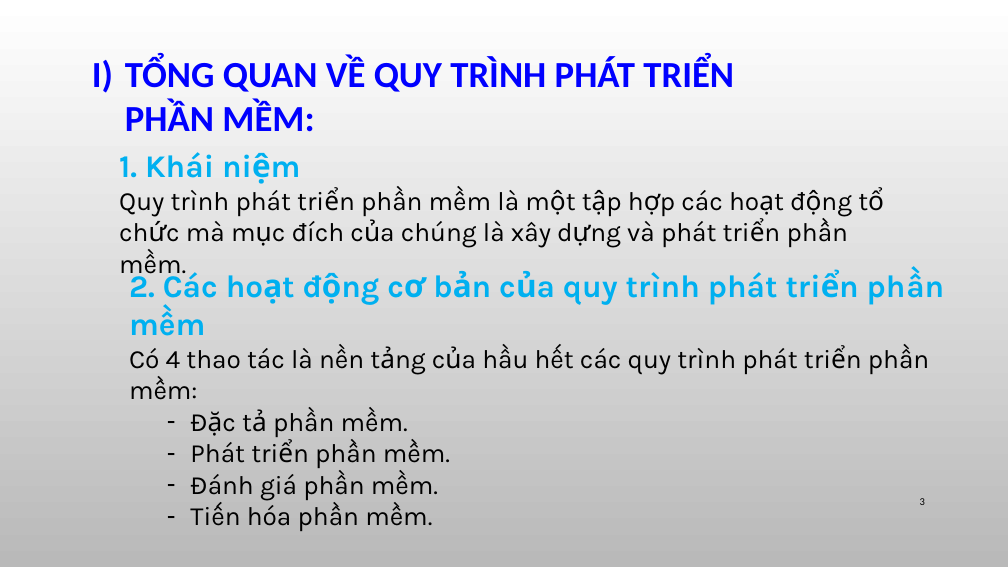
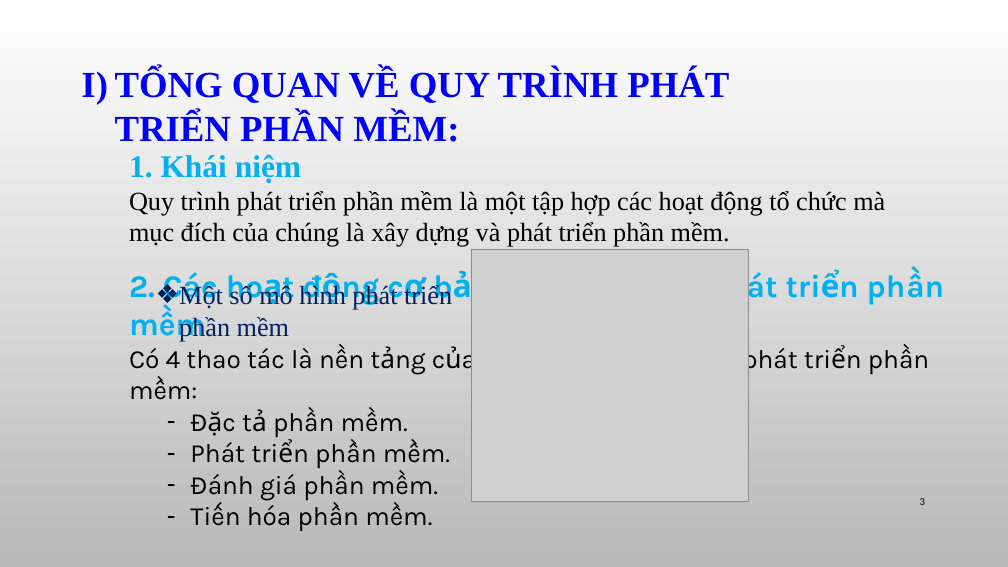
Before and after one commit to helloworldnmcnpm/studentmanagermentprogram, a slide deck: slide 3 of Slide seminar/Seminar.pptx. Drawn at 1008x567 pixels with LibreOffice and Linux fonts; fonts in the diff are those of the drawing; grey boxes stand for pictures; background and template pictures are left out. Boxes give left, top, right and bottom in pixels: in the first picture for what was removed or moved away, otherwise in the second. Text is boxed around its words. In the diff, an @@ line names an element or a change of style, - is before the commit and + after.

```diff
--- a/Slide seminar/Seminar.pptx
+++ b/Slide seminar/Seminar.pptx
@@ text "TỔNG QUAN VỀ QUY TRÌNH ...": place and size @@
-text "TỔNG QUAN VỀ QUY TRÌNH ..." at (125, 57, 734, 132)
+text "TỔNG QUAN VỀ QUY TRÌNH ..." at (115, 68, 729, 142)
@@ text "TỔNG QUAN VỀ QUY TRÌNH ..." at (115, 68, 729, 142): font Calibri to Times New Roman @@
@@ text "1. Khái niệm": place and size @@
-text "1. Khái niệm" at (119, 152, 723, 248)
+text "1. Khái niệm" at (129, 154, 885, 247)
@@ text "1. Khái niệm" at (129, 154, 885, 247): font Karla to Times New Roman @@
@@ picture added at (472, 250, 749, 501) @@
@@ text added at (179, 283, 452, 342), 25 pt, text #002060 @@
+❖ Một số mô hình phát triển phần mềm
```
Also in this commit, not shown: 9 other slides changed, 2 other files.
